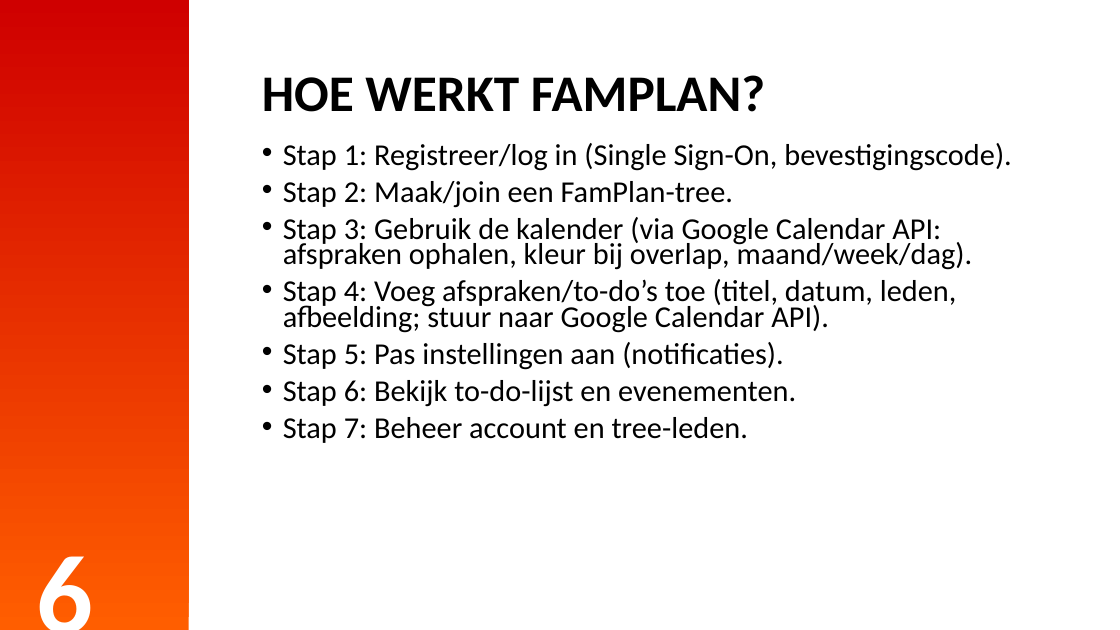
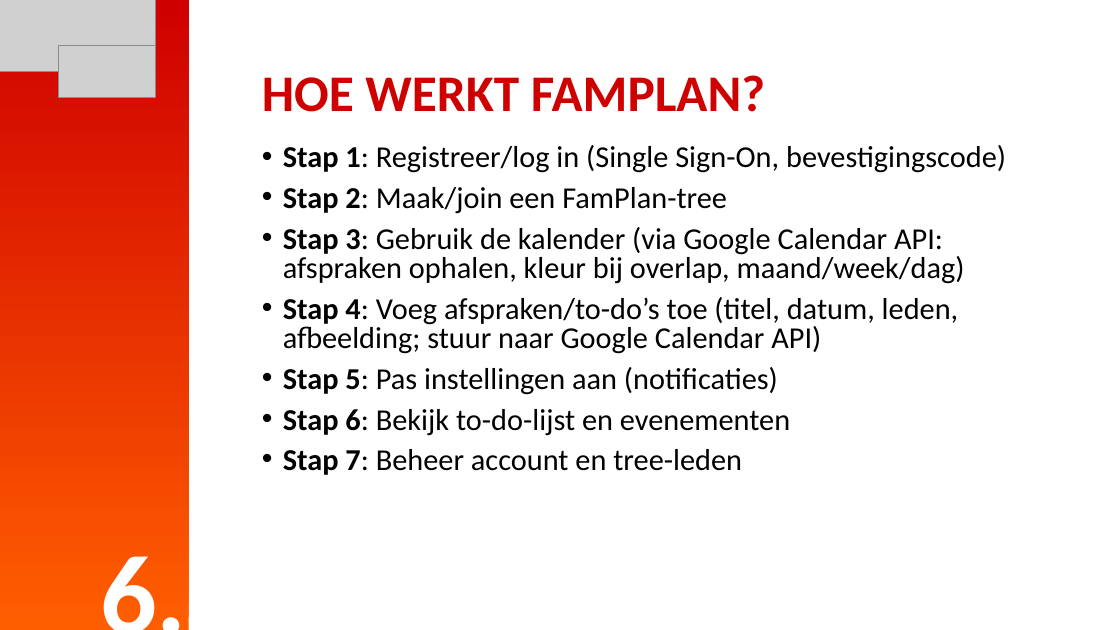
Before and after one commit to christianmesinas/famplan, a slide deck: slide 6 of presentatie/FamPlan pitch.odp. Drawn at 1120x630 pixels with LibreOffice and Linux fonts; fonts in the diff are those of the drawing; grey boxes stand for pictures. Boxes give left, top, right and bottom in pixels: in the first picture for what was removed or moved away, otherwise in the second. Text is boxed around its words. In the diff, an @@ line names an element or a change of style, - is before the commit and + after.

```diff
--- a/presentatie/FamPlan pitch.odp
+++ b/presentatie/FamPlan pitch.odp
@@ picture added at (0, 0, 155, 71) @@
@@ picture added at (59, 45, 155, 97) @@
@@ title "HOE WERKT FAMPLAN?" at (262, 75, 765, 112): text colour #000000 to #CF0000 @@
@@ text at (283, 145, 1006, 475): text changed @@
-• Stap 1: Registreer/log in (Single Sign-On, bevestigingscode).
-• Stap 2: Maak/join een FamPlan-tree.
-• Stap 3: Gebruik de kalender (via Google Calendar API: afspraken ophalen, kleur bij overlap, maand/week/dag).
-• Stap 4: Voeg afspraken/to-do’s toe (titel, datum, leden, afbeelding; stuur naar Google Calendar API).
-• Stap 5: Pas instellingen aan (notificaties).
-• Stap 6: Bekijk to-do-lijst en evenementen.
-• Stap 7: Beheer account en tree-leden.
+• Stap 1: Registreer/log in (Single Sign-On, bevestigingscode)
+• Stap 2: Maak/join een FamPlan-tree
+• Stap 3: Gebruik de kalender (via Google Calendar API: afspraken ophalen, kleur bij overlap, maand/week/dag)
+• Stap 4: Voeg afspraken/to-do’s toe (titel, datum, leden, afbeelding; stuur naar Google Calendar API)
+• Stap 5: Pas instellingen aan (notificaties)
+• Stap 6: Bekijk to-do-lijst en evenementen
+• Stap 7: Beheer account en tree-leden
@@ text at (345, 409, 369, 431): text changed @@
-6
+6.
```
Also in this commit, not shown: 9 other slides changed.
